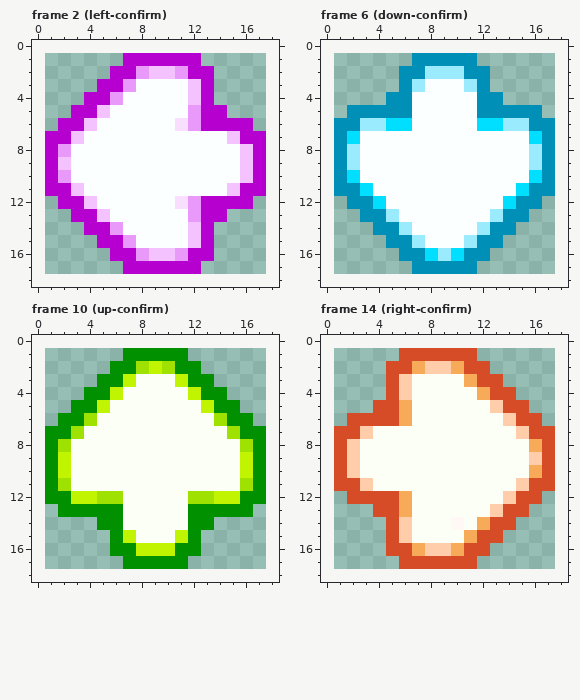
Pixel-art file: artFiles/Aseprite/strumline.aseprite. This is how it looked before the edit.
17x17 pixels, 16 frames. Colours within 5 levels of each other are drawn and written as one. Shown: frame 2 (left-confirm), frame 6 (down-confirm), frame 10 (up-confirm), frame 14 (right-confirm). The old version is drawn lined up with the new one, on the new canvas.
After:
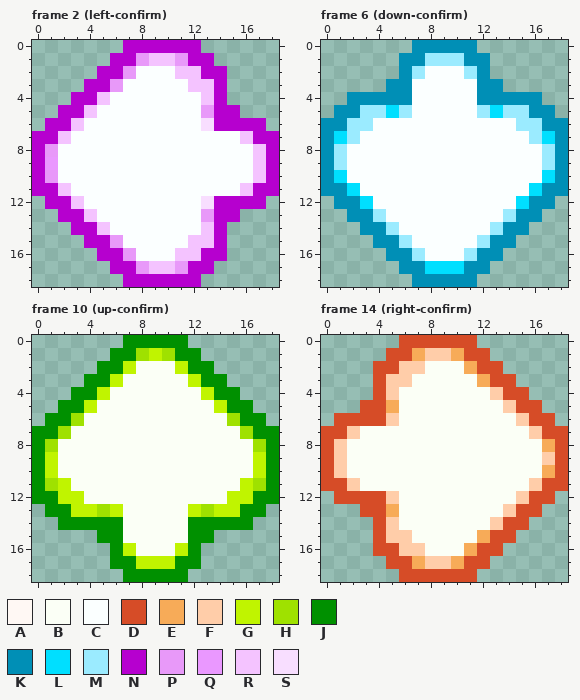
Palette (. is transparent): A #fff8f4  B #fbfff6  C #fbffff  D #d64c27  E #f7ab58  F #ffcda9  G #c0f400  H #9fe100  J #009000  K #008fb6  L #00dfff  M #9bebff  N #b600cf  P #e899f9  Q #ea98ff  R #f4c3ff  S #f8deff
Changes in this commit:
canvas 17x17 -> 19x19, the old top-left corner now at 1,1
Changed rows in their new state; - is an unchanged pixel.
Frame 2 (left-confirm):
first column x 0:
 0 -------NNNNNN------
 1 ------N-PRRP-N-----
 2 -----N-PCCCRR-N----
 3 ----N-PC-----RN----
 4 ---N-RC-----CRN----
 5 --N-RC------CP-N---
 6 -N-RC------CCS---N-
 7 N-RC-----------CR-N
 8 NPC-------------CRN
 9 NQC-------------CRN
10 NPC-------------CRN
11 N-RC-----------CR-N
12 -N-RC------CCS---N-
13 --N-RC------CP-N---
14 ---N-RC-----CRN----
15 ----N-PC-----RN----
16 -----N-PCCCRR-N----
17 ------N-PRRP-N-----
18 -------NNNNNN------
Frame 6 (down-confirm):
first column x 0:
 0 -------KKKKK-------
 1 ------K-MMM-K------
 2 -------MCCCM-------
 3 -----K-C---C-K-----
 4 --KKK---------KKK--
 5 -K-MMLM-----MLMM-K-
 6 K-M-CCC-----CCC-M-K
 7 KLM-------------MLK
 8 KMC-------------CMK
 9 KMC-------------CMK
10 KLC-------------CLK
11 K-LC-----------CL-K
12 -K-LC---------CL-K-
13 --K-MC-------CM-K--
14 ---K-MC-----CM-K---
15 ----K-MC---CM-K----
16 -----K-MCCCM-K-----
17 ------K-LLL-K------
18 -------KKKKK-------
Frame 10 (up-confirm):
first column x 0:
 0 -------JJJJJ-------
 1 ------J-HGH-J------
 2 -----J-GBBBG-J-----
 3 ----J-GB---BG-J----
 4 ---J-GB-----BG-J---
 5 --J-GB-------BG-J--
 6 -J-HB---------BH-J-
 7 J-HB-----------BH-J
 8 JHB-------------BHJ
 9 JGB-------------BGJ
10 JGB-------------BGJ
11 JHG-------------GHJ
12 J-G-BBB-----BBB-G-J
13 -J-GGHG-----GHGG-J-
14 --JJJ---------JJJ--
15 -----J-B---B-J-----
16 -------GBBBG-------
17 ------J-GGG-J------
18 -------JJJJJ-------
Frame 14 (right-confirm):
first column x 0:
 0 ------DDDDDD-------
 1 -----D-EFFE-D------
 2 ----D-FFBBBE-D-----
 3 ----DF-----BE-D----
 4 ----DFB-----BF-D---
 5 ---D-EB------BF-D--
 6 -D---FB-------BF-D-
 7 D-FB-----------BF-D
 8 DFB-------------BED
 9 DFB-------------BFD
10 DFB-------------BED
11 D-FB-----------BF-D
12 -D---FB-------BF-D-
13 ---D-EB------BF-D--
14 ----DFB---B-BF-D---
15 ----DF-----BE-D----
16 ----D-FFBBBE-D-----
17 -----D-EFFE-D------
18 ------DDDDDD-------
